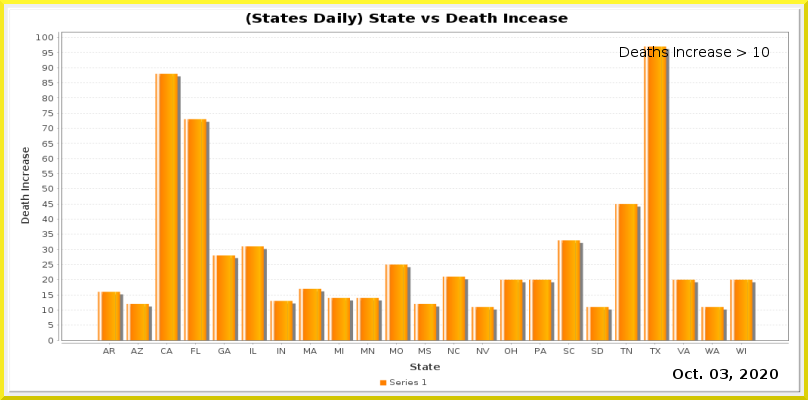
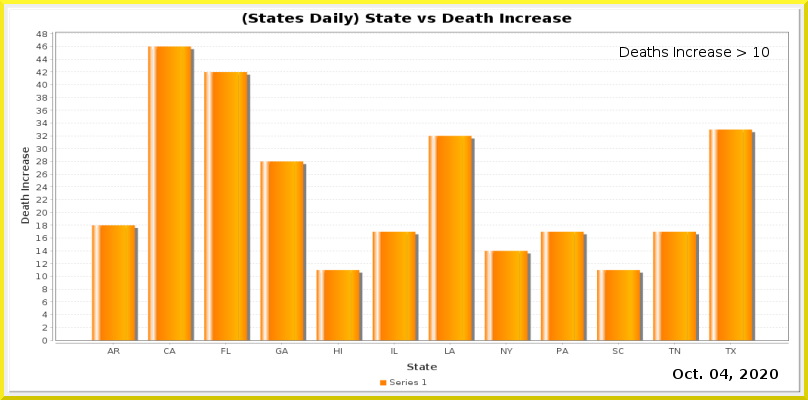
Comparing the layer stacks of the two 808×400 images. Changes:
painted on "Current Date" over [720, 369, 728, 379]
painted on "Date_vs_TestIncrease.png" over [36, 12, 789, 371]
